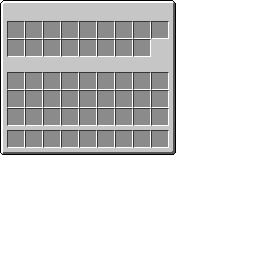
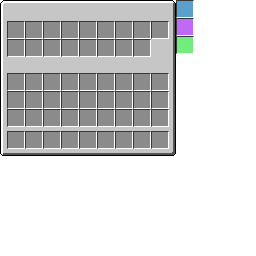
Before/after of a 256×256 layered artwork. What changed in the layer stack:
painted on "Slots" over [7, 72, 169, 149]
painted on "Background" over [0, 0, 194, 156]
